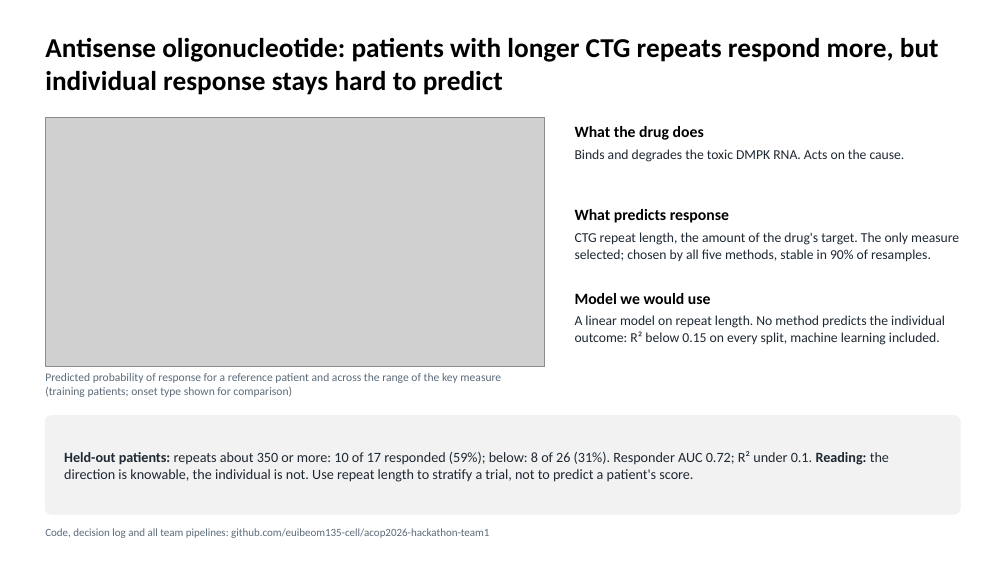
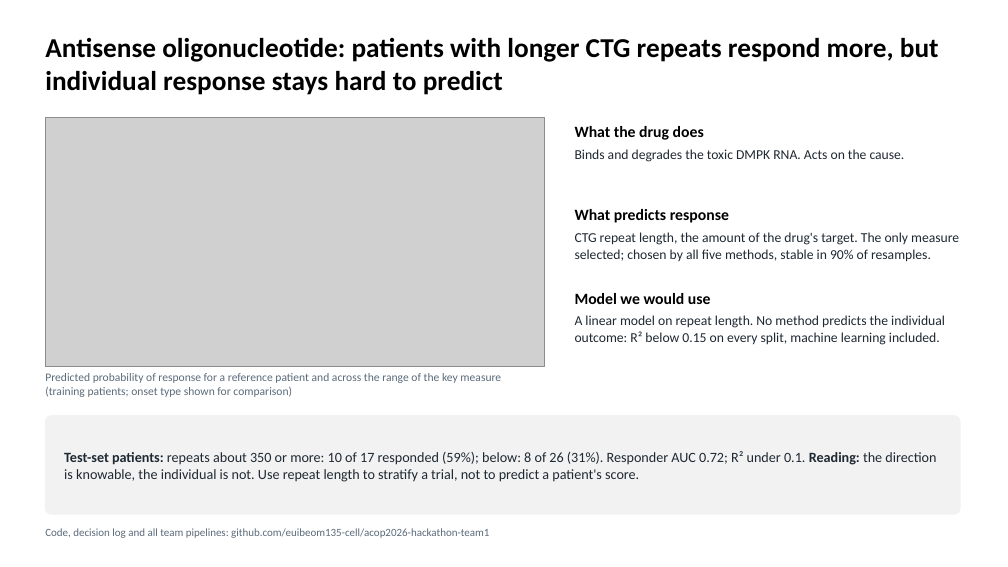
Before and after one commit to euibeom135-cell/acop2026-hackathon-team1, a slide deck: slide 5 of slides/Team1_DM1_slides.pptx. Drawn at 1008x567 pixels with LibreOffice and Linux fonts; fonts in the diff are those of the drawing; grey boxes stand for pictures. Boxes give left, top, right and bottom in pixels: in the first picture for what was removed or moved away, otherwise in the second. Text is boxed around its words. In the diff, an @@ line names an element or a change of style, - is before the commit and + after.

```diff
--- a/slides/Team1_DM1_slides.pptx
+++ b/slides/Team1_DM1_slides.pptx
@@ text at box(64, 451, 936, 482): text changed @@
-Held-out patients: repeats about 350 or more: 10 of 17 responded (59%); below: 8 of 26 (31%). Responder AUC 0.72; R² under 0.1. Reading: the direction is knowable, the individual is not. Use repeat length to stratify a trial, not to predict a patient's score.
+Test-set patients: repeats about 350 or more: 10 of 17 responded (59%); below: 8 of 26 (31%). Responder AUC 0.72; R² under 0.1. Reading: the direction is knowable, the individual is not. Use repeat length to stratify a trial, not to predict a patient's score.
```
Also in this commit, not shown: 6 other slides changed.
